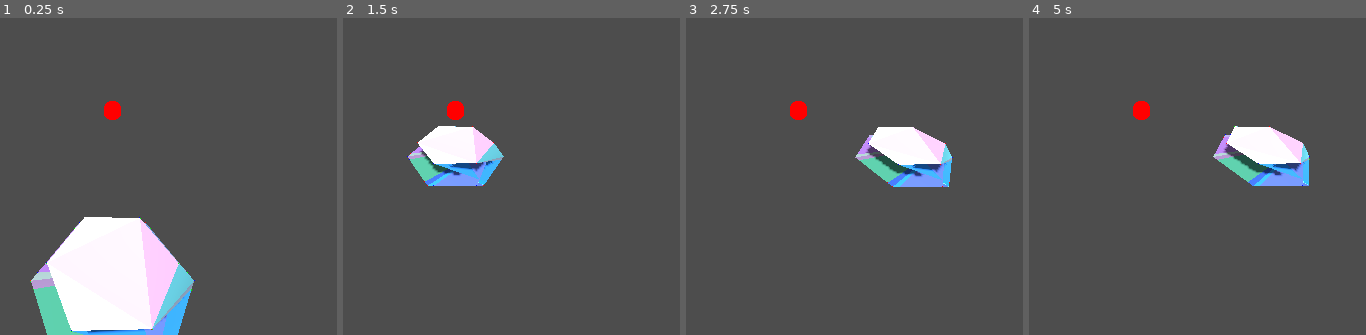
Above: before the commit, frames 1-4 (left to right).
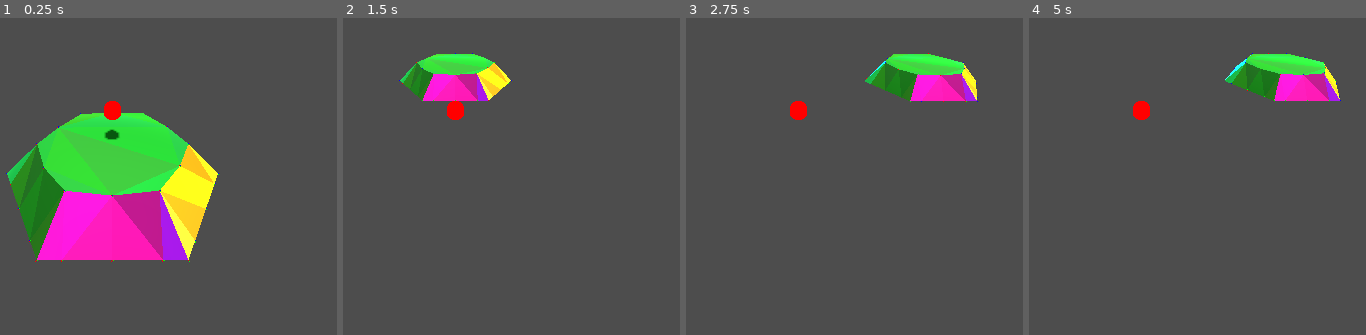
Above: after the commit, the same moments.

Repository: vincentwoelfer/hex
Game: Godot game, scene res://scenes/TestScene.tscn
Two runs of this game, one before a commit and one after it. Both use one fixed random seed, a clock stepped at 60 frames per second and the inputs below.
Inputs (mouse positions are in pixels of both pictures, inside the frame that each line leads up to):
- Up to frame 1 (0.25 s): no input
- Up to frame 2 (1.5 s): tap Enter at 0.5 s; move the mouse to (632, 87) at 0.52 s; hold S (move_cam_backward) 0.53-1.28 s; move the mouse to (outside the picture) at 1.27 s; tap W (move_cam_forward) at 1.35 s
- Up to frame 3 (2.75 s): move the mouse to (outside the picture) at 2.02 s; hold A (move_cam_left) from 2.03 s (still down)
- Up to frame 4 (5 s): move the mouse to (1103, 201) at 2.77 s; release A (move_cam_left) at 2.78 s; tap D (move_cam_right) at 2.85 s; tap Space at 3.5 s; move the mouse to (outside the picture) at 3.52 s; hold Q (rotate_cam_left) 3.53-4.28 s; move the mouse to (outside the picture) at 4.27 s; tap E (rotate_cam_right) at 4.35 s

The runs differ from the first frame. In frame 1, 33% of the frame differs, in the area x 1-65%, y 29-100%; in frame 2, 7.8%; in frame 3, 7.9%; in frame 4, 7.9%.

Commit message:
Switch to 4.3rc3. Triangulation is working

Diff:
--- a/project.godot
+++ b/project.godot
@@ -12,7 +12,7 @@
 
 config/name="hex"
 run/main_scene="res://scenes/TestScene.tscn"
-config/features=PackedStringArray("4.2", "Forward Plus")
+config/features=PackedStringArray("4.3", "Forward Plus")
 run/max_fps=500
 boot_splash/show_image=false
 boot_splash/image="res://splash.png"
@@ -45,32 +45,32 @@
 
 move_cam_forward={
 "deadzone": 0.5,
-"events": [Object(InputEventKey,"resource_local_to_scene":fa …(172 unchanged characters)… eycode":87,"key_label":0,"unicode":119,"echo":false,"script":null)
+"events": [Object(InputEventKey,"resource_local_to_scene":fa …(172 unchanged characters)… eycode":87,"key_label":0,"unicode":119,"location":0,"echo":false,"script":null)
 ]
 }
 move_cam_backward={
 "deadzone": 0.5,
-"events": [Object(InputEventKey,"resource_local_to_scene":fa …(172 unchanged characters)… eycode":83,"key_label":0,"unicode":115,"echo":false,"script":null)
+"events": [Object(InputEventKey,"resource_local_to_scene":fa …(172 unchanged characters)… eycode":83,"key_label":0,"unicode":115,"location":0,"echo":false,"script":null)
 ]
 }
 move_cam_left={
 "deadzone": 0.5,
-"events": [Object(InputEventKey,"resource_local_to_scene":fa …(171 unchanged characters)… keycode":65,"key_label":0,"unicode":97,"echo":false,"script":null)
+"events": [Object(InputEventKey,"resource_local_to_scene":fa …(171 unchanged characters)… keycode":65,"key_label":0,"unicode":97,"location":0,"echo":false,"script":null)
 ]
 }
 move_cam_right={
 "deadzone": 0.5,
-"events": [Object(InputEventKey,"resource_local_to_scene":fa …(172 unchanged characters)… eycode":68,"key_label":0,"unicode":100,"echo":false,"script":null)
+"events": [Object(InputEventKey,"resource_local_to_scene":fa …(172 unchanged characters)… eycode":68,"key_label":0,"unicode":100,"location":0,"echo":false,"script":null)
 ]
 }
 rotate_cam_left={
 "deadzone": 0.5,
-"events": [Object(InputEventKey,"resource_local_to_scene":fa …(172 unchanged characters)… eycode":81,"key_label":0,"unicode":113,"echo":false,"script":null)
+"events": [Object(InputEventKey,"resource_local_to_scene":fa …(172 unchanged characters)… eycode":81,"key_label":0,"unicode":113,"location":0,"echo":false,"script":null)
 ]
 }
 rotate_cam_right={
 "deadzone": 0.5,
-"events": [Object(InputEventKey,"resource_local_to_scene":fa …(172 unchanged characters)… eycode":69,"key_label":0,"unicode":101,"echo":false,"script":null)
+"events": [Object(InputEventKey,"resource_local_to_scene":fa …(172 unchanged characters)… eycode":69,"key_label":0,"unicode":101,"location":0,"echo":false,"script":null)
 ]
 }
 zoom_cam_forward={
--- a/scenes/TestScene.tscn
+++ b/scenes/TestScene.tscn
@@ -23,13 +23,13 @@
 shadow_enabled = true
 
 [node name="HexGeometry" parent="." instance=ExtResource("1_k0a56")]
-transform = Transform3D(1, 0, 0, 0, 1, 0, 0, 0, 1, 0, -4, 0)
+transform = Transform3D(1, 0, 0, 0, 1, 0, 0, 0, 1, 0, 1, 0)
 adjacent = Array[int]([2, 2, 0, 0, -1, 1])
 
 [node name="HexConstModifier" parent="." instance=ExtResource("5_qfd1n")]
 outer_radius = 3.0
-inner_radius = 2.3
+inner_radius = 2.0
 height = 1.0
 transition_height_factor = 0.5
 core_circle_smooth_strength = 0.5
-extra_verts_per_side = 0
+extra_verts_per_side = 1
--- a/src/HexGeometry.gd
+++ b/src/HexGeometry.gd
@@ -53,7 +53,7 @@
 
 	# Adjust height of inner ring
 	for i in range(verts_inner.size()):
-		var h_var := 0.00 # 0.05
+		var h_var := 0.04
 		verts_inner[i].y += clamp(randfn(0.0, HexConst.height * h_var), HexConst.height * -h_var, HexConst.height * h_var)
 		verts_inner[i] += Utility.randCircularOffset(HexConst.inner_radius * 0.04)
 
@@ -65,8 +65,7 @@
 	#########################################
 	# Triangles for inner Hex Surface
 	#########################################
-	var col := Utility.randColor()
-	#var col := Color.FOREST_GREEN
+	var col := Color.FOREST_GREEN
 
 	# Generate PackedVec2Array
 	var verts_inner_packed: PackedVector2Array = []
@@ -78,38 +77,33 @@
 		var i1 := indices[i]
 		var i2 := indices[i + 1]
 		var i3 := indices[i + 2]
-		triangles.append(Triangle.new(verts_inner[i1], verts_inner[i2], verts_inner[i3], Utility.randColorVariation(col)))
+		triangles.append(Triangle.new(verts_inner[i1], verts_inner[i2], verts_inner[i3], Utility.randColorVariation(col, 0.05)))
 
 	#########################################
 	# Triangles for outer Hex Surface
 	#########################################
-	var i := 0
-	var j := 0
-	var n1 := verts_inner.size()
-	var n2 := verts_outer.size()
 
-	col = Utility.randColor()
-	while i < n1 or j < n2:
-		if j == n2 or (i < n1 and (i + 1) % n1 <= (j + 1) % n2):
-			triangles.append(Triangle.new(verts_inner[i % n1], verts_outer[j % n2], verts_inner[(i + 1) % n1], Utility.randColorVariation(col)))
-			i += 1
-		else:
-			triangles.append(Triangle.new(verts_inner[i % n1], verts_outer[j % n2], verts_outer[(j + 1) % n2], Utility.randColorVariation(col)))
-			j += 1
+	# Per Side
+	var size_inner := verts_inner.size()
+	var size_outer := verts_outer.size()
 
-	# # Connection Inner <-> Outer for each HexDirection
-	# for curr in HexDir.values():
-	# 	var next := HexDir.next(curr)
-	# 	#c = Utility.randColor().darkened(0.2)
-	# 	c = Color.WEB_GRAY
-	# 	# Two triangles directly between hexes
-	# 	addTri(st, verts_outer[next].left, verts_inner[next], verts_inner[curr], c)
-	# 	addTri(st, verts_outer[next].left, verts_inner[curr], verts_outer[curr].right, c.darkened(0.3))
+	for x in range(6):
+		col = Utility.getDistincHexColor(x)
 
-	# # Connection for corner area for each hex corner direction
-	# for corner_dir in HexDir.values():
-	# 	#c = Utility.randColor().darkened(0.2)
-	# 	c = Color.DARK_GRAY
-	# 	# Two triangles between inner point, outer center point and outer left/right
-	# 	addTri(st, verts_inner[corner_dir], verts_outer[corner_dir].left, verts_outer[corner_dir].center, c)
-	# 	addTri(st, verts_inner[corner_dir], verts_outer[corner_dir].center, verts_outer[corner_dir].right, c.darkened(0.3))
+		# start inner
+		var i := x * (1 + HexConst.extra_verts_per_side)
+		# start outer
+		var j := x * (3 + HexConst.extra_verts_per_side)
+
+		# end inner
+		var n1 := i + 1 + HexConst.extra_verts_per_side
+		# end outer
+		var n2 := j + 3 + HexConst.extra_verts_per_side
+
+		while i < n1 or j < n2:
+			if j == n2 or (i < n1 and Utility.angleToVec3(verts_inner[i % size_inner]) <= Utility.angleToVec3(verts_outer[j % size_outer])):
+				triangles.append(Triangle.new(verts_inner[i % size_inner], verts_outer[j % size_outer], verts_inner[(i + 1) % size_inner], Utility.randColorVariation(col)))
+				i += 1
+			else:
+				triangles.append(Triangle.new(verts_inner[i % size_inner], verts_outer[j % size_outer], verts_outer[(j + 1) % size_outer], Utility.randColorVariation(col)))
+				j += 1
--- a/src/Utility.gd
+++ b/src/Utility.gd
@@ -10,13 +10,25 @@
 	return Color(randf_range(0.1, 0.9), randf_range(0.1, 0.9), randf_range(0.1, 0.9), 1.0)
 
 
-static func randColorVariation(color: Color) -> Color:
-	var variation := 0.2
+static func randColorVariation(color: Color, variation: float = 0.2) -> Color:
 	return color + Color(randf_range(-variation, variation), randf_range(-variation, variation), randf_range(-variation, variation), 0.0)
 
 
+static func getDistincHexColor(i: int) -> Color:
+	if i == 0: return Color.ORANGE
+	if i == 1: return Color.DARK_MAGENTA
+	if i == 2: return Color.DARK_GREEN
+	if i == 3: return Color.AQUA
+	if i == 4: return Color.RED
+	if i == 5: return Color.MEDIUM_BLUE
+	return Color.BLACK
+
 static func vec3FromRadiusAngle(r: float, angle: float) -> Vector3:
 	return Vector3(r * cos(angle), 0.0, r * sin(angle))
+
+
+static func angleToVec3(v: Vector3) -> float:
+	return Vector2(v.x, v.z).angle()
 
 
 static func randCircularOffset(r_max: float) -> Vector3:
